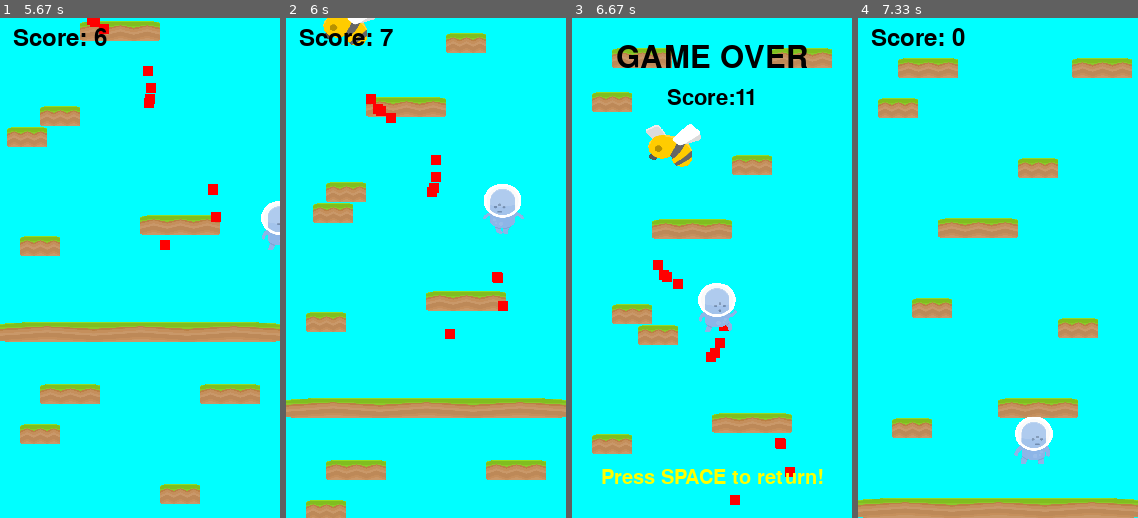
Above: before the commit, frames 1-4 (left to right).
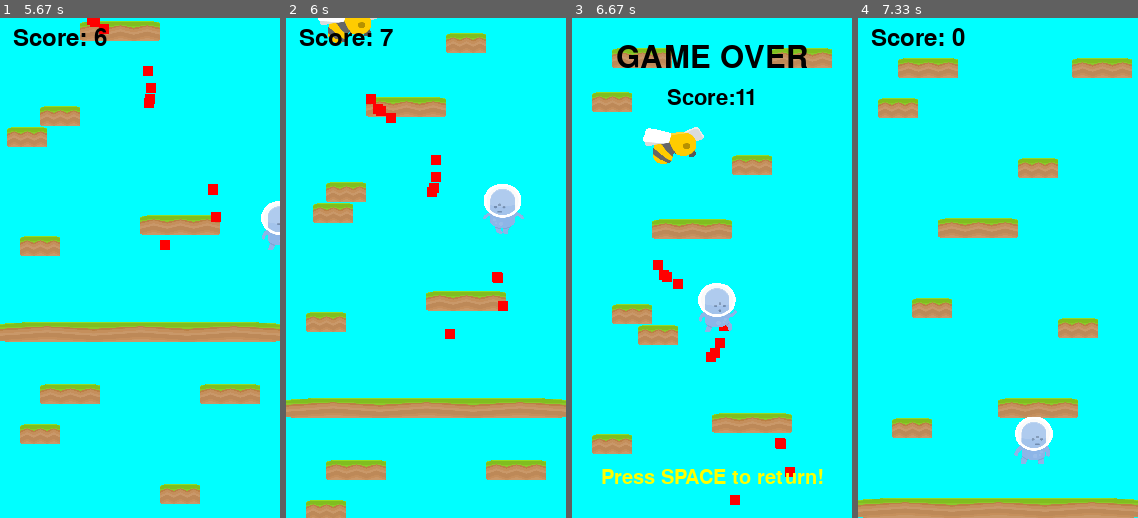
Above: after the commit, the same moments.

Repository: Calum-Johnston/pygame_2d_platformer
Game: pygame game, started from main.py
Two runs of this game, one before a commit and one after it. Both use one fixed random seed, a clock stepped at 60 frames per second and the inputs below.
Inputs:
- Up to frame 1 (5.67 s): hold Right 0.33-0.8 s; hold Right 0.83-1.3 s; hold Left 1.33-1.87 s; hold Down 1.9-2.2 s; hold Left 2.23-2.63 s; tap Space at 2.67, 3.07, 3.37, 4.13, 4.43, 4.63, 4.93, 5.13, 5.43, 5.63 s; hold Right 3-3.63 s; hold Left 4.07-4.53 s; hold Right 4.57-5.03 s; hold Right 5.07-5.53 s; hold Left from 5.57 s (still down)
- Up to frame 2 (6 s): keep holding Left; tap Space at 5.93 s
- Up to frame 3 (6.67 s): release Left at 6.1 s; hold Left from 6.47 s (still down); tap Space at 6.53 s
- Up to frame 4 (7.33 s): tap Space at 6.83, 6.97, 7.27 s; release Left at 6.87 s; hold Right from 6.9 s (still down)

Frame 1 is identical in both runs. In frame 2, 0.6% of the frame differs, in the area x 11-33%, y 0-6%; in frame 3, 1.1%, in the area x 25-48%, y 21-30%; in frame 4, nothing differs.

Commit message:
Added flags to the game (i.e. treasure!)

Diff:
--- a/Issues.txt
+++ b/Issues.txt
@@ -26,3 +26,6 @@
 - if(self.platform.rect.bottom > self.rect.bottom):  PRODUCES error because
   position is updated and then it is calculated
 - Scaling issue when reading in images
+
+
+MAKE TICK COUNT A THING IN PLAYER
--- a/main.py
+++ b/main.py
@@ -44,6 +44,7 @@
         self.player_spritesheet = SpriteSheet(PLAYER_SPRITESHEET)
         self.enemy_spritesheet = SpriteSheet(ENEMY_SPRITESHEET)
         self.platform_spritesheet = SpriteSheet(PLATFORM_SPRITESHEET)
+        self.items_spritesheet = SpriteSheet(ITEM_SPRITESHEET)
 
         # Read in pre-built platform sections
         easy = []; medium = []; hard = []
@@ -60,12 +61,14 @@
     def setupGame(self):
         # Define the player's score
         self.score = 0
+        self.flags_captured = 0
 
         # Define sprite groups
         self.player_sprites = pygame.sprite.Group()
         self.platform_sprites = pygame.sprite.Group()
         self.enemy_sprites = pygame.sprite.Group()
         self.projectile_sprites = pygame.sprite.Group()
+        self.item_sprites = pygame.sprite.Group()
 
         # Define player sprite
         self.player = Player(WIDTH / 2, HEIGHT - 50, 40, 50, self)
@@ -81,7 +84,7 @@
         self.enemy_sprites.add(self.enemy)
 
         # Create the camera
-        self.camera = Camera(self, self.player, self.platform_sprites, self.enemy_sprites, self.projectile_sprites)
+        self.camera = Camera(self, self.player, self.platform_sprites, self.enemy_sprites, self.projectile_sprites, self.item_sprites)
 
 
     """ Runs the game. Defines the main game loop. """
@@ -112,6 +115,7 @@
         self.platform_sprites.update()
         self.enemy_sprites.update()
         self.projectile_sprites.update()
+        self.item_sprites.update()
 
         self.camera.update()
 
@@ -132,6 +136,7 @@
     def draw(self):
         screen.fill(CYAN)
         self.platform_sprites.draw(screen)
+        self.item_sprites.draw(screen)
         self.enemy_sprites.draw(screen)
         self.projectile_sprites.draw(screen)
         self.player_sprites.draw(screen)
--- a/settings.py
+++ b/settings.py
@@ -23,6 +23,7 @@
 PLAYER_SPRITESHEET = "spritesheet_players.png"
 ENEMY_SPRITESHEET = "spritesheet_enemies.png"
 PLATFORM_SPRITESHEET = "spritesheet_ground.png"
+ITEM_SPRITESHEET = "spritesheet_items.png"
 
 
 # Colours
--- a/sprites.py
+++ b/sprites.py
@@ -107,6 +107,13 @@
         collision = pygame.sprite.spritecollide(self, self.game.projectile_sprites, False, pygame.sprite.collide_mask)
         if(collision):
             self.game.gameinstance = False
+
+        # Check for Flag Collision
+        collision = pygame.sprite.spritecollide(self, self.game.item_sprites, False, pygame.sprite.collide_mask)
+        if(collision):
+            flag = collision[0]
+            flag.update_Captured()
+            self.game.flags_captured += 1
 
     def jump(self):
         self.rect.y += 1
@@ -235,11 +242,19 @@
         # Define the mask (for collision)
         self.mask = pygame.mask.from_surface(self.image)
 
+        self.initialise_Randomness()
+
+    def initialise_Randomness(self):
         # Is the platform going to be moving?
         self.movingX = False
         self.movingX_Speed = PLATFORM_MOVING_SPEED
         if(rd.randrange(0, PLATFORM_MOVING_CHANCE) == 0):
             self.movingX = True
+
+        # Is the platform going to have
+        if(rd.randrange(0, 50) < 1 and self.movingX == False):
+            flag = Flag(self.rect.centerx, self.rect.top, self.game)
+            self.game.item_sprites.add(flag)
 
     def update(self):
         # If platform moves horizontally, move it
@@ -250,8 +265,7 @@
 
     def loadImages(self):
         self.platform_frames = []
-        self.platform_frames.append(self.game.platform_spritesheet.getImageAt(128, 128, 128, 128)) #Full
-        #self.platform_frames.append(self.game.platform_spritesheet.getImageAt(0, 1024, 128, 128)) #Full
+        self.platform_frames.append(self.game.platform_spritesheet.getImageAt(128, 128, 128, 128))
 
 
 
@@ -285,9 +299,6 @@
 
         # Define velocity varaible
         self.velocity = vec(1, 0)
-
-        # Define player (for use in scrolling the screen)
-        self.game = game
 
     def update(self):
         # Animate the enemy
@@ -302,6 +313,9 @@
         if(self.rect.right > WIDTH or self.rect.left < 0):
             self.velocity.x = -self.velocity.x
         self.rect.x += self.velocity.x
+
+        # Update tickcount
+        self.tickCount += 1
 
     def animate(self):
         if(self.tickCount > 15):
@@ -322,15 +336,16 @@
         scaleHeight = HEIGHT // 8
 
         # Update walking frames
-        self.walking_frames_r.append(pygame.transform.scale(self.game.enemy_spritesheet.getImageAt(390, 910, 128, 128), (scaleWidth, scaleHeight)))
-        self.walking_frames_r.append(pygame.transform.scale(self.game.enemy_spritesheet.getImageAt(390, 650, 128, 128), (scaleWidth, scaleHeight)))
-        self.walking_frames_l.append(pygame.transform.scale(pygame.transform.flip(self.game.enemy_spritesheet.getImageAt(390, 910, 128, 128), True, False), (scaleWidth, scaleHeight)))
-        self.walking_frames_l.append(pygame.transform.scale(pygame.transform.flip(self.game.enemy_spritesheet.getImageAt(390, 650, 128, 128), True, False), (scaleWidth, scaleHeight)))
+        self.walking_frames_l.append(pygame.transform.scale(self.game.enemy_spritesheet.getImageAt(390, 910, 128, 128), (scaleWidth, scaleHeight)))
+        self.walking_frames_l.append(pygame.transform.scale(self.game.enemy_spritesheet.getImageAt(390, 650, 128, 128), (scaleWidth, scaleHeight)))
+        self.walking_frames_r.append(pygame.transform.scale(pygame.transform.flip(self.game.enemy_spritesheet.getImageAt(390, 910, 128, 128), True, False), (scaleWidth, scaleHeight)))
+        self.walking_frames_r.append(pygame.transform.scale(pygame.transform.flip(self.game.enemy_spritesheet.getImageAt(390, 650, 128, 128), True, False), (scaleWidth, scaleHeight)))
 
 
 
 ''' PROJECTILE CLASS '''
 class Projectile(pygame.sprite.Sprite):
+
     #https://stackoverflow.com/questions/31148730/making-a-bullet-move-to-your-cursor-using-pygame
     def __init__(self, projectile_X, projectile_Y, playerX, playerY, colour):
         super().__init__()
@@ -367,3 +382,89 @@
         self.currentY += self.vy
 
         self.rect.center = (self.currentX, self.currentY)
+
+
+
+''' FLAG CLASS '''
+class Flag(pygame.sprite.Sprite):
+
+    def __init__(self, flag_X, flag_Y, game):
+        super().__init__()
+
+        # Get the game instance (for collision use)
+        self.game = game
+
+        # Load in the sprites images
+        self.loadImages()
+
+        # Define variables to determine the action the player is currently taking
+        self.currentImage = 0
+        self.tickCount = 0
+
+        # Define the image size, color, etc
+        self.image = self.moving_frames[0]
+
+        # Fetch the rectangle object that has the dimensions of the image.
+        self.rect = self.image.get_rect()
+        self.rect.midbottom = (flag_X, flag_Y)
+
+        # Define the enemy mask
+        self.mask = pygame.mask.from_surface(self.image)
+
+        # Define captured variable
+        self.captured = False
+
+    def update(self):
+        # Animate the enemy
+        self.animate()
+        # Update tick count
+        self.tickCount += 1
+
+    def animate(self):
+        if(self.tickCount > 15 and self.captured == False):
+            self.tickCount = 0
+            self.currentImage = (self.currentImage + 1) % len(self.moving_frames)
+            self.image = self.moving_frames[self.currentImage]
+
+            currentX, currentY = self.rect.midbottom
+            self.rect = self.image.get_rect()
+            self.rect.midbottom = (currentX, currentY)
+            self.mask = pygame.mask.from_surface(self.image)
+
+    def update_Captured(self):
+        self.captured = True
+        self.image = self.captured_frames[0]
+        currentX, currentY = self.rect.midbottom
+        self.rect = self.image.get_rect()
+        self.rect.midbottom = (currentX, currentY)
+        self.mask = pygame.mask.from_surface(self.image)
+
+    def loadImages(self):
+        self.moving_frames = []
+        self.captured_frames = []
+
+        number = rd.randrange(0, 4)
+
+        scaleWidth = WIDTH // 6
+        scaleHeight = HEIGHT // 6
+
+        # Blue flag
+        if(number == 0):
+            self.moving_frames.append(pygame.transform.scale(self.game.items_spritesheet.getImageAt(256, 0, 128, 128), (scaleWidth, scaleHeight)))
+            self.moving_frames.append(pygame.transform.scale(self.game.items_spritesheet.getImageAt(128, 384, 128, 128), (scaleWidth, scaleHeight)))
+            self.captured_frames.append(pygame.transform.scale(self.game.items_spritesheet.getImageAt(256, 128, 128, 128), (scaleWidth, scaleHeight)))
+        # Green flag
+        elif(number == 1):
+            self.moving_frames.append(pygame.transform.scale(self.game.items_spritesheet.getImageAt(128, 128, 128, 128), (scaleWidth, scaleHeight)))
+            self.moving_frames.append(pygame.transform.scale(self.game.items_spritesheet.getImageAt(128, 0, 128, 128), (scaleWidth, scaleHeight)))
+            self.captured_frames.append(pygame.transform.scale(self.game.items_spritesheet.getImageAt(128, 256, 128, 128), (scaleWidth, scaleHeight)))
+        # Red flag
+        elif(number == 2):
+            self.moving_frames.append(pygame.transform.scale(self.game.items_spritesheet.getImageAt(0, 256, 128, 128), (scaleWidth, scaleHeight)))
+            self.moving_frames.append(pygame.transform.scale(self.game.items_spritesheet.getImageAt(0, 128, 128, 128), (scaleWidth, scaleHeight)))
+            self.captured_frames.append(pygame.transform.scale(self.game.items_spritesheet.getImageAt(0, 384, 128, 128), (scaleWidth, scaleHeight)))
+        # Yellow flag
+        else:
+            self.moving_frames.append(pygame.transform.scale(self.game.items_spritesheet.getImageAt(256, 384, 128, 128), (scaleWidth, scaleHeight)))
+            self.moving_frames.append(pygame.transform.scale(self.game.items_spritesheet.getImageAt(640, 256, 128, 128), (scaleWidth, scaleHeight)))
+            self.captured_frames.append(pygame.transform.scale(self.game.items_spritesheet.getImageAt(0, 0, 128, 128), (scaleWidth, scaleHeight)))
--- a/utilities.py
+++ b/utilities.py
@@ -4,13 +4,14 @@
 ''' CAMERA  '''
 class Camera():
 
-    def __init__(self, game, player, platforms, enemies, projectiles):
+    def __init__(self, game, player, platforms, enemies, projectiles, items):
         self.distanceMoved = 0
         self.game = game
         self.player = player
         self.platforms = platforms
         self.enemies = enemies
         self.projectiles = projectiles
+        self.items = items
 
     def update(self):
         # Move camera upward if player is moving update
@@ -39,6 +40,10 @@
             for proj in self.projectiles:
                 proj.currentY += abs(self.player.velocity.y)
 
+            # Update items
+            for item in self.items:
+                item.rect.y += abs(self.player.velocity.y)
+
 
 ''' SPRITESHEET '''
 # http://programarcadegames.com/python_examples/en/sprite_sheets/
